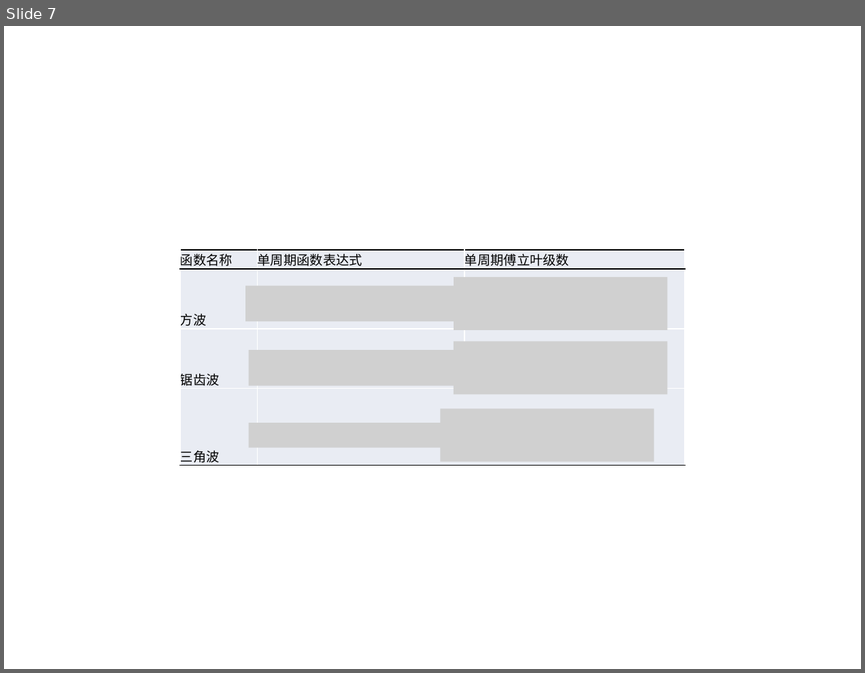
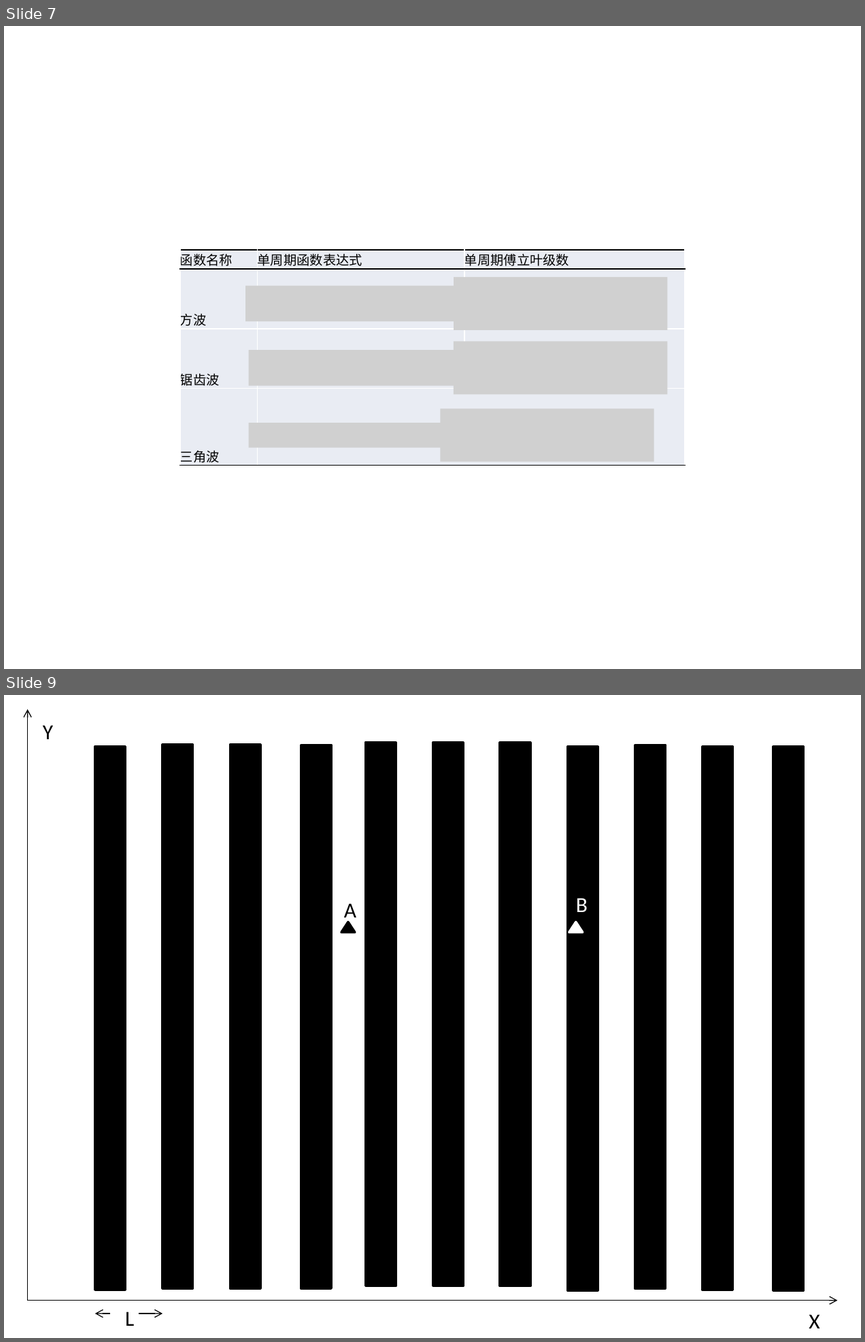
Before and after one commit to FZhg/Undergraduate-Thesis, a slide deck: Graphic & Tables.pptx. Shown one above the other, each under a label of ours: slide 7 before the commit, slides 7 and 9 after it; the slides between them are not shown. The pictures are 865x673 and 865x1342 pixels, drawn with LibreOffice and Linux fonts; fonts in the diff are those of the drawing; grey boxes stand for pictures. Boxes give left, top, right and bottom in pixels: in the first picture for what was removed or moved away, otherwise in the second. Text is boxed around its words. In the diff, an @@ line names an element or a change of style, - is before the commit and + after.

```diff
--- a/Graphic & Tables.pptx
+++ b/Graphic & Tables.pptx
@@ slide 9 added at [4,695,861,1338], background #FFFFFF @@
@@ arrow added from (28, 1300) to (28, 709), #000000 0.75 pt @@
@@ text added at [43,725,53,739], 18 pt, text #000000 @@
+Y
@@ rectangle added at [95,747,125,1289], fill #000000, outline #000000 2 pt @@
@@ rectangle added at [162,745,192,1288], fill #000000, outline #000000 2 pt @@
@@ rectangle added at [230,745,260,1288], fill #000000, outline #000000 2 pt @@
@@ rectangle added at [300,745,330,1288], fill #000000, outline #000000 2 pt @@
@@ rectangle added at [366,743,396,1286], fill #000000, outline #000000 2 pt @@
@@ rectangle added at [432,743,462,1286], fill #000000, outline #000000 2 pt @@
@@ rectangle added at [500,743,530,1286], fill #000000, outline #000000 2 pt @@
@@ rectangle added at [567,747,597,1289], fill #000000, outline #000000 2 pt @@
@@ rectangle added at [634,745,664,1288], fill #000000, outline #000000 2 pt @@
@@ rectangle added at [702,747,732,1289], fill #000000, outline #000000 2 pt @@
@@ rectangle added at [773,747,804,1289], fill #000000, outline #000000 2 pt @@
@@ text added at [576,898,587,912], 18 pt, text #FFFFFF @@
+B
@@ text added at [344,903,356,923], 18 pt, text #000000 @@
+A
@@ triangle added at [341,922,356,932], fill #000000, outline #000000 2 pt @@
@@ triangle added at [568,922,582,932], fill #FFFFFF, outline #FFFFFF 2 pt @@
@@ arrow added from (28, 1300) to (837, 1300), #000000 0.75 pt @@
@@ arrow added from (110, 1312) to (95, 1312), #000000 0.75 pt @@
@@ text added at [125,1311,134,1325], 18 pt, text #000000 @@
+L
@@ arrow added from (139, 1312) to (162, 1312), #000000 0.75 pt @@
@@ text added at [808,1314,819,1328], 18 pt, text #000000 @@
+X
```
Also in this commit, not shown: 2 other slides added, 5 other files.
